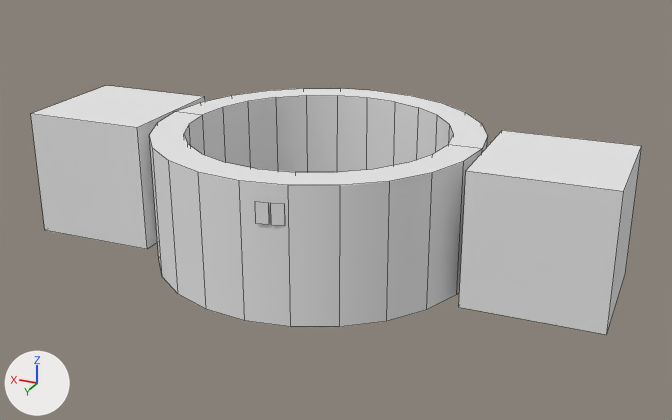
One commit to the Blender file anim-cam/models/anim-cam.blend: the scene before it, then after it.
Before and after are seen from a camera (50 mm lens) standing at (-0.181, 0.406, 1.365) and looking at (-0.009, 0.0, 1.191). The lights are fixed; the arrows at lower left show +X, +Y and +Z. Mesh edges are drawn as thin lines.

In view in the first picture: 'anim-cam-next-switch', 'anim-cam-prev-switch', 'anim-cam-switch', 'anim-cam-switch-display-track-place-0', 'anim-cam-switch-display-track-place-1'.
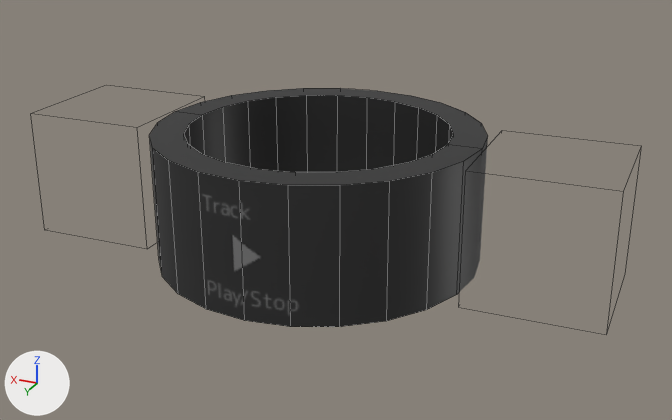
Commit message: Change track display to use TextMesh Pro

Patch to the scene script:
```diff
--- a/anim-cam/models/anim-cam.blend.py
+++ b/anim-cam/models/anim-cam.blend.py
@@ img_anim_cam_tex_png @@
+img_anim_cam_tex_png = load_image('anim-cam-tex.png', '../textures/anim-cam-tex.png', 1024, 1024, 'sRGB')
@@ mat_transparent_mat @@
 _N = mat_transparent_mat.node_tree.nodes; _L = mat_transparent_mat.node_tree.links
-n0 = _N.new('ShaderNodeOutputMaterial'); n0.name = 'Material Output.001'
-n1 = _N.new('ShaderNodeBsdfDiffuse'); n1.name = 'Diffuse BSDF'
-_L.new(n1.outputs[0], n0.inputs[0])  # 'BSDF' to 'Surface'
+n2 = _N.new('ShaderNodeOutputMaterial'); n2.name = 'Material Output'
+n3 = _N.new('ShaderNodeBsdfTransparent'); n3.name = 'Transparent BSDF'
+_L.new(n3.outputs[0], n2.inputs[0])  # 'BSDF' to 'Surface'
@@ mat_anim_cam_switch @@
-mat_anim_cam_switch = diffuse_material('anim-cam-switch')
-mat_anim_cam_switch.base_color = (0.8, 0.8, 0.8)  # white #e7e7e7
+mat_anim_cam_switch = principled_material('anim-cam-switch')
+mat_anim_cam_switch.texture = img_anim_cam_tex_png
@@ ob_anim_cam_switch_display_track_place_0 @@
-ob_anim_cam_switch_display_track_place_0 = bpy.data.objects.new('anim-cam-switch-display-track-place-0', me_anim_cam_switch_display_track_place_0)
-ob_anim_cam_switch_display_track_place_0.parent = ob_anim_cam_switch
-ob_anim_cam_switch_display_track_place_0.matrix_parent_inverse = Matrix(((1.0, 0.0, 0.0, 0.0), (0.0, 1.0, 0.0, 0.0), (0.0, 0.0, 1.0, -1.2), (0.0, 0.0, 0.0, 1.0)))
-ob_anim_cam_switch_display_track_place_0.location = (0.0, 0.0, 1.2)
@@ ob_anim_cam_switch_display_track_place_1 @@
-ob_anim_cam_switch_display_track_place_1 = bpy.data.objects.new('anim-cam-switch-display-track-place-1', me_anim_cam_switch_display_track_place_1)
-ob_anim_cam_switch_display_track_place_1.parent = ob_anim_cam_switch
-ob_anim_cam_switch_display_track_place_1.matrix_parent_inverse = Matrix(((1.0, 0.0, 0.0, 0.0), (0.0, 1.0, 0.0, 0.0), (0.0, 0.0, 1.0, -1.2), (0.0, 0.0, 0.0, 1.0)))
-ob_anim_cam_switch_display_track_place_1.location = (0.0, 0.0, 1.2)
```

Pixel boxes (x1, y1, x2, y2) of what changed, in the pictures (672 x 420 px):
'anim-cam-switch', surface changed (grey to black): (149, 88, 488, 327) in both
'anim-cam-next-switch', surface changed: (459, 130, 641, 335) in both
'anim-cam-prev-switch', surface changed: (31, 85, 205, 249) in both
'anim-cam-switch-display-track-place-1', deleted: before (255, 201, 269, 224)
'anim-cam-switch-display-track-place-0', deleted: before (271, 203, 285, 226)
